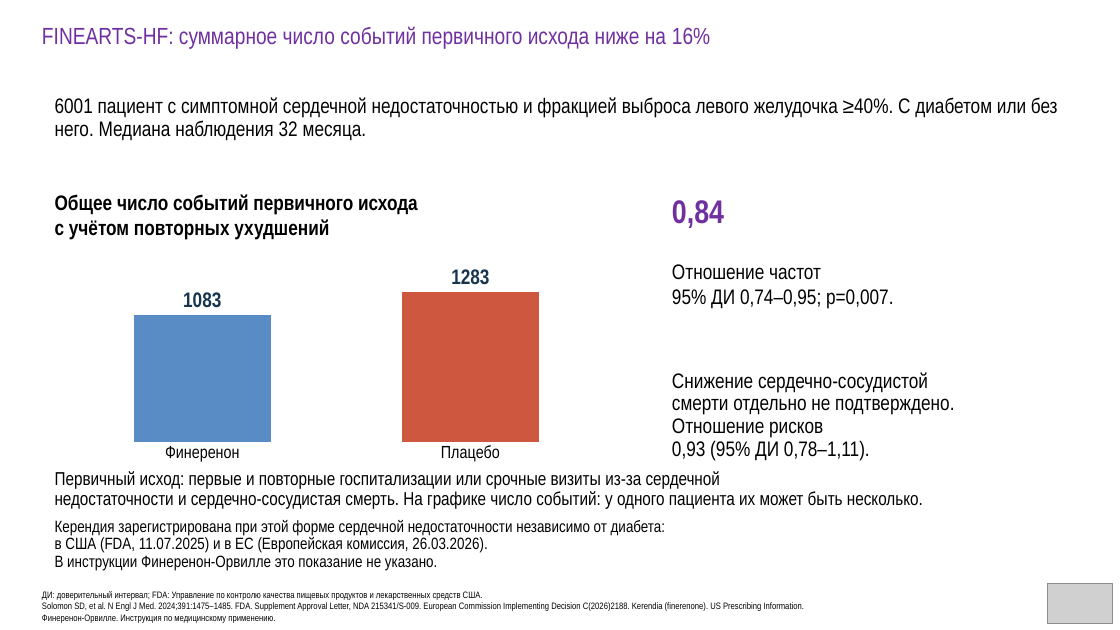
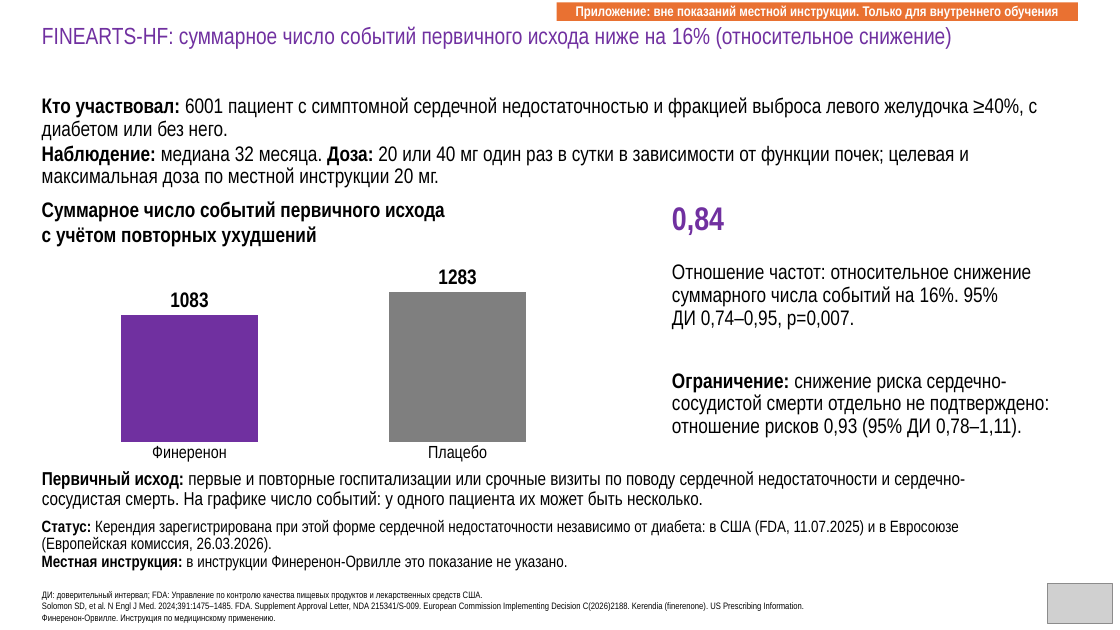
Before and after one commit to drabdulbosit1-eng/my-test-cloud, a slide deck: slide 48 of finerenone/Finerenone_Levin_reviewed.pptx (slide 47 before the commit). Drawn at 1120x630 pixels with LibreOffice and Linux fonts; fonts in the diff are those of the drawing; grey boxes stand for pictures. Boxes give left, top, right and bottom in pixels: in the first picture for what was removed or moved away, otherwise in the second. Text is boxed around its words. In the diff, an @@ line names an element or a change of style, - is before the commit and + after.

```diff
--- a/finerenone/Finerenone_Levin_reviewed.pptx
+++ b/finerenone/Finerenone_Levin_reviewed.pptx
@@ text at (x1=42, y1=26, x2=952, y2=49): text changed @@
-FINEARTS-HF: суммарное число событий первичного исхода ниже на 16%
+FINEARTS-HF: суммарное число событий первичного исхода ниже на 16% (относительное снижение)
@@ rectangle added at (x1=557, y1=3, x2=1079, y2=21), fill #E97132, 12 pt, text #FFFFFF, bold @@
+Приложение: вне показаний местной инструкции. Только для внутреннего обучения
@@ text at (x1=42, y1=97, x2=1038, y2=188): text changed @@
-6001 пациент с симптомной сердечной недостаточностью и фракцией выброса левого желудочка ≥40%. С диабетом или без него. Медиана наблюдения 32 месяца.
+Кто участвовал: 6001 пациент с симптомной сердечной недостаточностью и фракцией выброса левого желудочка ≥40%, с диабетом или без него.
+Наблюдение: медиана 32 месяца. Доза: 20 или 40 мг один раз в сутки в зависимости от функции почек; целевая и максимальная доза по местной инструкции 20 мг.
@@ text at (x1=42, y1=201, x2=445, y2=222): text changed @@
-Общее число событий первичного исхода
+Суммарное число событий первичного исхода
@@ text "Суммарное число событий первичного исхода" moved from (x1=55, y1=194, x2=418, y2=240) to (x1=42, y1=201, x2=445, y2=247) @@
@@ text "0,84" moved from (x1=672, y1=200, x2=724, y2=228) to (x1=672, y1=207, x2=724, y2=235) @@
@@ column chart at (x1=45, y1=245, x2=603, y2=466) @@
@@ data labels of Series 1 changed @@
@@ colours of single points changed @@
@@ column chart moved from (x1=57, y1=245, x2=616, y2=466) to (x1=45, y1=245, x2=603, y2=466) @@
@@ text at (x1=672, y1=264, x2=1032, y2=330): text changed @@
-Отношение частот
-95% ДИ 0,74–0,95; p=0,007.
+Отношение частот: относительное снижение суммарного числа событий на 16%. 95% ДИ 0,74–0,95, p=0,007.
@@ text at (x1=672, y1=373, x2=1049, y2=438): text changed @@
-Снижение сердечно-сосудистой
-смерти отдельно не подтверждено.
-Отношение рисков
-0,93 (95% ДИ 0,78–1,11).
+Ограничение: снижение риска сердечно-сосудистой смерти отдельно не подтверждено: отношение рисков 0,93 (95% ДИ 0,78–1,11).
@@ text at (x1=42, y1=471, x2=965, y2=509): text changed @@
-Первичный исход: первые и повторные госпитализации или срочные визиты из-за сердечной
-недостаточности и сердечно-сосудистая смерть. На графике число событий: у одного пациента их может быть несколько.
+Первичный исход: первые и повторные госпитализации или срочные визиты по поводу сердечной недостаточности и сердечно-сосудистая смерть. На графике число событий: у одного пациента их может быть несколько.
@@ text at (x1=42, y1=520, x2=959, y2=570): text changed @@
-Керендия зарегистрирована при этой форме сердечной недостаточности независимо от диабета:
-в США (FDA, 11.07.2025) и в ЕС (Европейская комиссия, 26.03.2026).
-В инструкции Финеренон-Орвилле это показание не указано.
+Статус: Керендия зарегистрирована при этой форме сердечной недостаточности независимо от диабета: в США (FDA, 11.07.2025) и в Евросоюзе (Европейская комиссия, 26.03.2026).
+Местная инструкция: в инструкции Финеренон-Орвилле это показание не указано.
```
Also in this commit, not shown: 45 other slides changed, 2 slides added, 1 slide removed, 1 other file.
